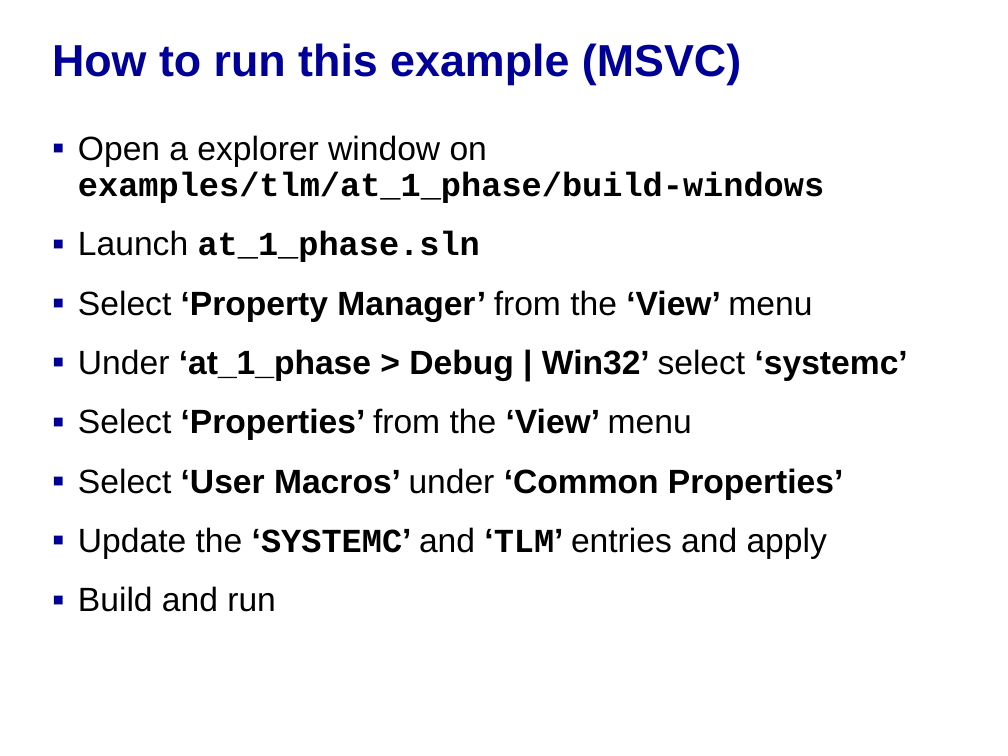
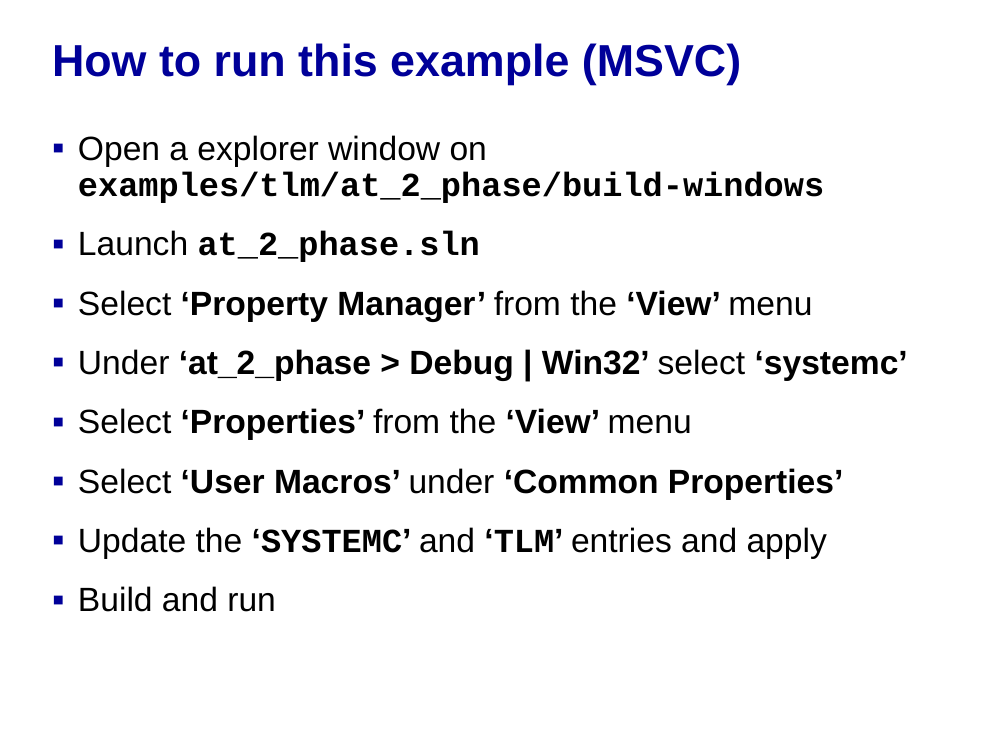
Before and after one commit to accellera-official/systemc, a slide deck: slide 5 of examples/tlm/at_2_phase/docs/at_2_phase_example.ppt. Drawn at 1008x756 pixels with LibreOffice and Linux fonts; fonts in the diff are those of the drawing; background and template pictures are left out. Boxes give left, top, right and bottom in pixels: in the first picture for what was removed or moved away, otherwise in the second. Text is boxed around its words. In the diff, an @@ line names an element or a change of style, - is before the commit and + after.

```diff
--- a/examples/tlm/at_2_phase/docs/at_2_phase_example.ppt
+++ b/examples/tlm/at_2_phase/docs/at_2_phase_example.ppt
@@ text at (78,135,824,262): text changed @@
-▪ Open a explorer window on
-  examples/tlm/at_1_phase/build-windows
-▪ Launch at_1_phase.sln
+▪ Open a explorer window on
+  examples/tlm/at_2_phase/build-windows
+▪ Launch at_2_phase.sln
@@ text at (78,349,908,381): text changed @@
-▪ Under ‘at_1_phase > Debug | Win32’ select ‘systemc’
+▪ Under ‘at_2_phase > Debug | Win32’ select ‘systemc’
```
Also in this commit, not shown: 8 other slides changed, 1 slide added, 3 other files.
